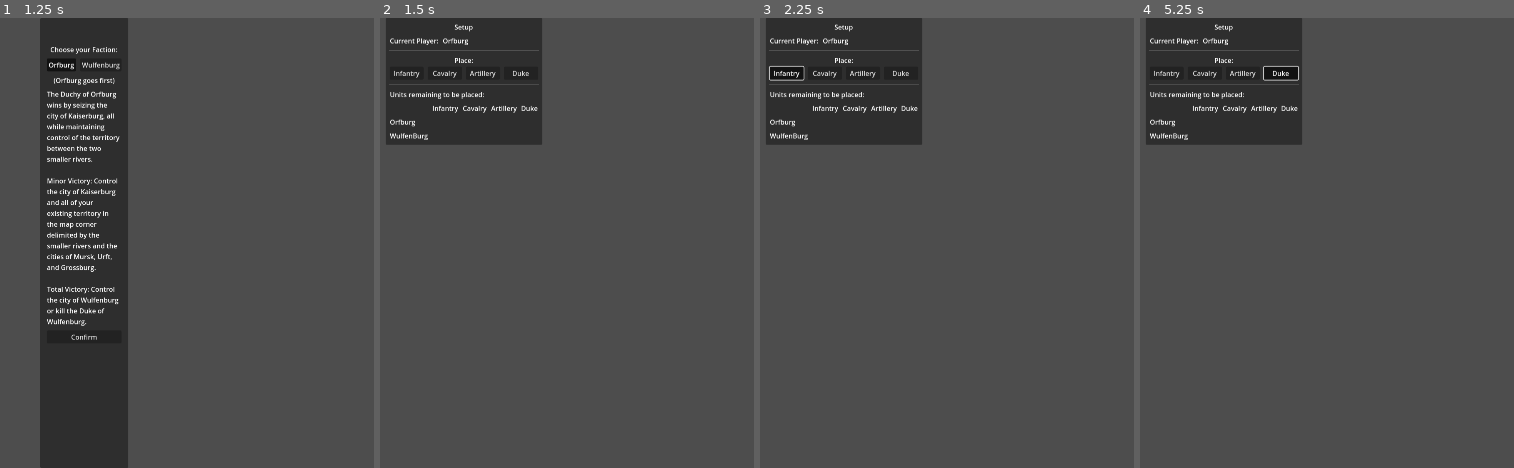
Above: before the commit, frames 1-4 (left to right).
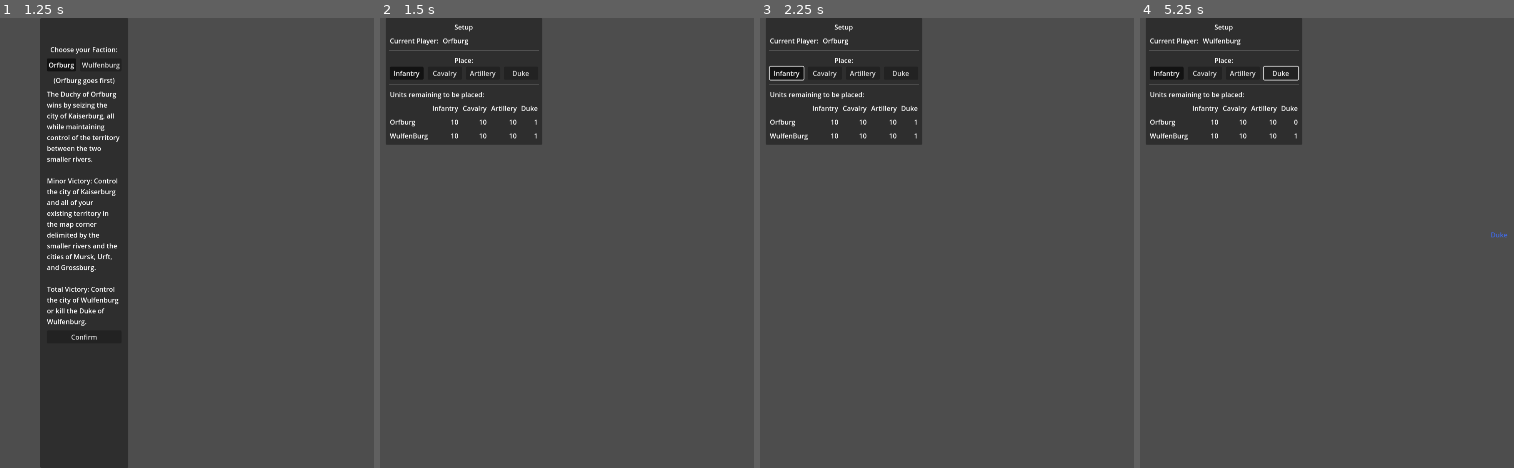
Above: after the commit, the same moments.

Repository: Jayjader/WarOfTheDukes
Game: Godot game, scene res://main_game_scene.tscn
Same seed, same stepped clock (60 frames per second), same inputs: the game is played once before the commit and once after it.
Inputs (mouse positions are in pixels of both pictures, inside the frame that each line leads up to):
- Up to frame 1 (1.25 s): click "New Game" at 0.5 s
- Up to frame 2 (1.5 s): click "Confirm" at 1.25 s
- Up to frame 3 (2.25 s): click "Infantry" at 2 s
- Up to frame 4 (5.25 s): click "Cavalry" at 2.75 s; click "Artillery" at 3.5 s; click "Duke" at 4.25 s; tap Enter at 5 s; move the mouse to (1401, 220) at 5.02 s; hold D from 5.03 s (still down); click (1401, 220) at 5.17 s

Frame 1 is identical in both runs. In frame 2, 0.1% of the frame differs, in the area x 7-42%, y 12-27%; in frame 3, 0.1%; in frame 4, 0.2%, in the area x 7-99%, y 4-49%.
Error before the commit: Parse Error: Preload file "res://game_session/setup/unit_root.tscn" does not exist. (res://game_session/setup/setup_root.gd:7)
Error after the commit: Invalid access to property or key 'tiles' on a base object of type 'Dictionary'. (res://TileOverlay.gd:198)

Commit message:
introduce unit_layer; color unit names by faction

Diff:
--- a/drawing.gd
+++ b/drawing.gd
@@ -10,7 +10,7 @@
 			Util.hex_corner_trig(center, hex_size, i+1, angle_offset),
 			color, 4)
 
-const colors = {
+const tile_colors = {
 	Plains=Color.BEIGE,
 	City=Color.SLATE_GRAY,
 	Forest=Color.DARK_GREEN,
@@ -21,6 +21,10 @@
 	River=Color.BLUE,
 	Bridge=Color.DIM_GRAY,
 	"Bridge (No Road)"=Color.SADDLE_BROWN,
+}
+const faction_colors = {
+	Enums.Faction.Orfburg: Color.ROYAL_BLUE,
+	Enums.Faction.Wulfenburg: Color.DARK_RED,
 }
 
 static func draw_calibration(control: Control, calibration: Dictionary, hex_size: float, hover):
@@ -58,7 +62,7 @@
 	var points = PackedVector2Array()
 	for i in range(6):
 		points.append(Util.hex_corner_trig(center, hex_size, i, angle_offset))
-	control.draw_colored_polygon(points, Color(colors[kind], 0.8))
+	control.draw_colored_polygon(points, Color(tile_colors[kind], 0.8))
 
 static func draw_border(control: Control, kind, border_center, hex_size, origin):
 	var normals = Util.derive_border_normals_in_cube(Util.axial_to_cube(border_center))
@@ -69,10 +73,10 @@
 	var first_corner = origin + Util.hex_corner_trig(Util.hex_coords_to_pixel(a_hex_touching_border, hex_size), hex_size, (hex_index+2)%6)
 	var second_corner = origin + Util.hex_corner_trig(Util.hex_coords_to_pixel(a_hex_touching_border, hex_size), hex_size, (hex_index+3)%6)
 	if kind != "Road":
-		control.draw_line(first_corner, second_corner, colors[kind if not kind.begins_with("Bridge") else "River"], 10)
+		control.draw_line(first_corner, second_corner, tile_colors[kind if not kind.begins_with("Bridge") else "River"], 10)
 	else:
-		control.draw_line(origin + Util.hex_coords_to_pixel(border_center + Util.cube_to_axial(normals[0]) / 3, hex_size), origin + Util.hex_coords_to_pixel(border_center, hex_size), colors[kind], 10)
-		control.draw_line(origin + Util.hex_coords_to_pixel(border_center + Util.cube_to_axial(normals[1]) / 3, hex_size), origin + Util.hex_coords_to_pixel(border_center, hex_size), colors[kind], 10)
+		control.draw_line(origin + Util.hex_coords_to_pixel(border_center + Util.cube_to_axial(normals[0]) / 3, hex_size), origin + Util.hex_coords_to_pixel(border_center, hex_size), tile_colors[kind], 10)
+		control.draw_line(origin + Util.hex_coords_to_pixel(border_center + Util.cube_to_axial(normals[1]) / 3, hex_size), origin + Util.hex_coords_to_pixel(border_center, hex_size), tile_colors[kind], 10)
 	if kind.begins_with("Bridge"):
 		var bridge_width = hex_size / 6
 
@@ -83,10 +87,10 @@
 		var second_rem = Util.cube_directions[(basis_index+7)%6]
 
 		var bridge_offset_basis = Util.cube_to_axial(bridge_width * (first_rem - second_rem))
-		control.draw_line(origin + Util.hex_coords_to_pixel(border_center + Util.cube_to_axial(normals[0]) / 3, hex_size) + bridge_offset_basis, origin + Util.hex_coords_to_pixel(border_center, hex_size) + bridge_offset_basis, colors[kind], 10)
-		control.draw_line(origin + Util.hex_coords_to_pixel(border_center + Util.cube_to_axial(normals[0]) / 3, hex_size) - bridge_offset_basis, origin + Util.hex_coords_to_pixel(border_center, hex_size) - bridge_offset_basis, colors[kind], 10)
-		control.draw_line(origin + Util.hex_coords_to_pixel(border_center + Util.cube_to_axial(normals[1]) / 3, hex_size) + bridge_offset_basis, origin + Util.hex_coords_to_pixel(border_center, hex_size) + bridge_offset_basis, colors[kind], 10)
-		control.draw_line(origin + Util.hex_coords_to_pixel(border_center + Util.cube_to_axial(normals[1]) / 3, hex_size) - bridge_offset_basis, origin + Util.hex_coords_to_pixel(border_center, hex_size) - bridge_offset_basis, colors[kind], 10)
+		control.draw_line(origin + Util.hex_coords_to_pixel(border_center + Util.cube_to_axial(normals[0]) / 3, hex_size) + bridge_offset_basis, origin + Util.hex_coords_to_pixel(border_center, hex_size) + bridge_offset_basis, tile_colors[kind], 10)
+		control.draw_line(origin + Util.hex_coords_to_pixel(border_center + Util.cube_to_axial(normals[0]) / 3, hex_size) - bridge_offset_basis, origin + Util.hex_coords_to_pixel(border_center, hex_size) - bridge_offset_basis, tile_colors[kind], 10)
+		control.draw_line(origin + Util.hex_coords_to_pixel(border_center + Util.cube_to_axial(normals[1]) / 3, hex_size) + bridge_offset_basis, origin + Util.hex_coords_to_pixel(border_center, hex_size) + bridge_offset_basis, tile_colors[kind], 10)
+		control.draw_line(origin + Util.hex_coords_to_pixel(border_center + Util.cube_to_axial(normals[1]) / 3, hex_size) - bridge_offset_basis, origin + Util.hex_coords_to_pixel(border_center, hex_size) - bridge_offset_basis, tile_colors[kind], 10)
 
 static func draw_hover(control: Control, mode, hovered, origin, hex_size):
 	var nearest_in_axial = Util.nearest_hex_in_axial(hovered, origin, hex_size)
@@ -117,5 +121,9 @@
 	control.draw_string_outline(
 		control.get_theme_default_font(),
 		Util.hex_coords_to_pixel(hex, hex_size),
-		Enums.Unit.find_key(unit)
+		Enums.Unit.find_key(unit),
+		HORIZONTAL_ALIGNMENT_CENTER,
+		-1,
+		16,
+		faction_colors[faction]
 	)
--- a/game_session/game_session_root.tscn
+++ b/game_session/game_session_root.tscn
@@ -1,8 +1,9 @@
-[gd_scene load_steps=4 format=3 uid="uid://l1t0k3vqogft"]
+[gd_scene load_steps=5 format=3 uid="uid://l1t0k3vqogft"]
 
 [ext_resource type="Script" path="res://game_session/GameSessionRoot.gd" id="1_7lw6w"]
 [ext_resource type="PackedScene" uid="uid://bwst2xk4wn3l6" path="res://board_root.tscn" id="2_varfx"]
 [ext_resource type="PackedScene" uid="uid://urgscxvof7o8" path="res://game_session/setup/setup_root.tscn" id="3_2cv6m"]
+[ext_resource type="PackedScene" uid="uid://owh1v0ln32rm" path="res://game_session/unit_layer/unit_layer_root.tscn" id="4_6kihs"]
 
 [node name="GameSessionRoot" type="Control"]
 layout_mode = 3
@@ -17,8 +18,11 @@
 report_hovered_hex = true
 report_clicked_hex = true
 
+[node name="UnitLayerRoot" parent="BoardRoot" instance=ExtResource("4_6kihs")]
+
 [node name="SetupRoot" parent="." instance=ExtResource("3_2cv6m")]
 layout_mode = 1
 
 [connection signal="hex_clicked" from="BoardRoot" to="SetupRoot" method="choose_tile"]
 [connection signal="toggled_editing" from="BoardRoot" to="." method="_on_board_root_toggled_editing"]
+[connection signal="unit_placed" from="SetupRoot" to="BoardRoot/UnitLayerRoot" method="_place_piece"]
--- a/game_session/setup/setup_root.gd
+++ b/game_session/setup/setup_root.gd
@@ -4,7 +4,7 @@
 const Util = preload("res://util.gd")
 const Drawing = preload("res://drawing.gd")
 
-const Unit = preload("res://game_session/setup/unit_root.tscn")
+signal unit_placed(tile: Vector2i, kind: Enums.Unit, faction: Enums.Faction)
 
 @export var current_player: Enums.Faction = Enums.Faction.Orfburg:
 	set(value):
@@ -62,16 +62,7 @@
 		else:
 			pieces[current_player][selection].append(tile)
 		display_remaining_counts()
-
-		# todo: this might need to be moved into the tile overlay or game
-		# session scene root script and emit a signal here instead.
-		# also we need a camera for many things including panning w/ acceleration, zooming,
-		# easier syncing of different scene's positions and coordinates
-		var unit = Unit.instantiate()
-		add_child(unit)
-		unit.kind = selection as Enums.Unit
-		unit.faction = current_player
-		unit.position = Util.hex_coords_to_pixel(tile, 60)
+		unit_placed.emit(tile, selection, current_player)
 
 		current_player = Enums.get_other_faction(current_player)
 		selection = get_first_with_remaining(current_player)
@@ -84,25 +75,7 @@
 				%Selection/Buttons/Artillery.set_pressed(true)
 			Enums.Unit.Duke:
 				%Selection/Buttons/Duke.set_pressed(true)
-		queue_redraw()
 
-func _draw():
-	pass
-	# todo: this might need to be moved into the tile overlay or else we need
-	# to find another way of knowing the hex size for the hex_to_pix conversion
-	# options:
-	#	- propagate through signals and/or exported vars
-	#	- introduce default value for hex size param, as the size only changes
-	#	  when editing the map data (which doesn't involve drawing units
-	#	  anyways), so we won't be specifying the hex size anywhere outside the
-	#	  overlay
-	#for faction in [Enums.Faction.Orfburg, Enums.Faction.Wulfenburg]:
-	#	var duke = pieces[faction][Enums.Unit.Duke]
-	#	if duke != null:
-	#		Drawing.draw_unit_name(self, Enums.Unit.Duke, faction, duke)
-	#	for kind in [Enums.Unit.Infantry, Enums.Unit.Cavalry, Enums.Unit.Artillery]:
-	#		for hex_in_axial in pieces[faction][kind]:
-	#			Drawing.draw_unit_name(self, kind, faction, hex_in_axial)
 
 func _ready():
 	display_remaining_counts()
--- /dev/null
+++ b/game_session/unit_layer/unit_layer_root.gd
@@ -0,0 +1,19 @@
+extends Node2D
+
+const Enums = preload("res://enums.gd")
+const Util = preload("res://util.gd")
+
+const Unit = preload("res://game_session/unit_layer/unit_root.tscn")
+
+var pieces: Dictionary
+
+func _place_piece(tile: Vector2i, kind: Enums.Unit, faction: Enums.Faction):
+	# todo: this might need to be moved into the tile overlay or game
+	# session scene root script and emit a signal here instead.
+	# also we need a camera for many things including panning w/ acceleration, zooming,
+	# easier syncing of different scene's positions and coordinates
+	var unit = Unit.instantiate()
+	add_child(unit)
+	unit.kind = kind
+	unit.faction = faction
+	unit.position = Util.hex_coords_to_pixel(tile, 60)
--- /dev/null
+++ b/game_session/unit_layer/unit_layer_root.tscn
@@ -0,0 +1,6 @@
+[gd_scene load_steps=2 format=3 uid="uid://owh1v0ln32rm"]
+
+[ext_resource type="Script" path="res://game_session/unit_layer/unit_layer_root.gd" id="1_3rt5o"]
+
+[node name="UnitLayerRoot" type="Node2D"]
+script = ExtResource("1_3rt5o")
--- /dev/null
+++ b/game_session/unit_layer/unit_root.gd
@@ -0,0 +1,14 @@
+extends Node2D
+
+const Enums = preload("res://enums.gd")
+const Drawing = preload("res://drawing.gd")
+
+@export var kind: Enums.Unit:
+	set(value):
+		$Label.set_text(Enums.Unit.find_key(value))
+		kind = value
+@export var faction: Enums.Faction:
+	set(value):
+		$Label.add_theme_color_override("font_color", Drawing.faction_colors[value])
+		faction = value
+		# todo: set theme according to faction
--- /dev/null
+++ b/game_session/unit_layer/unit_root.tscn
@@ -0,0 +1,20 @@
+[gd_scene load_steps=2 format=3 uid="uid://bw38xklp365ls"]
+
+[ext_resource type="Script" path="res://game_session/unit_layer/unit_root.gd" id="1_euwlh"]
+
+[node name="UnitRoot" type="Node2D"]
+script = ExtResource("1_euwlh")
+
+[node name="Label" type="Label" parent="."]
+anchors_preset = 8
+anchor_left = 0.5
+anchor_top = 0.5
+anchor_right = 0.5
+anchor_bottom = 0.5
+offset_left = -20.0
+offset_top = -11.5
+offset_right = 20.0
+offset_bottom = 11.5
+grow_horizontal = 2
+grow_vertical = 2
+horizontal_alignment = 1
